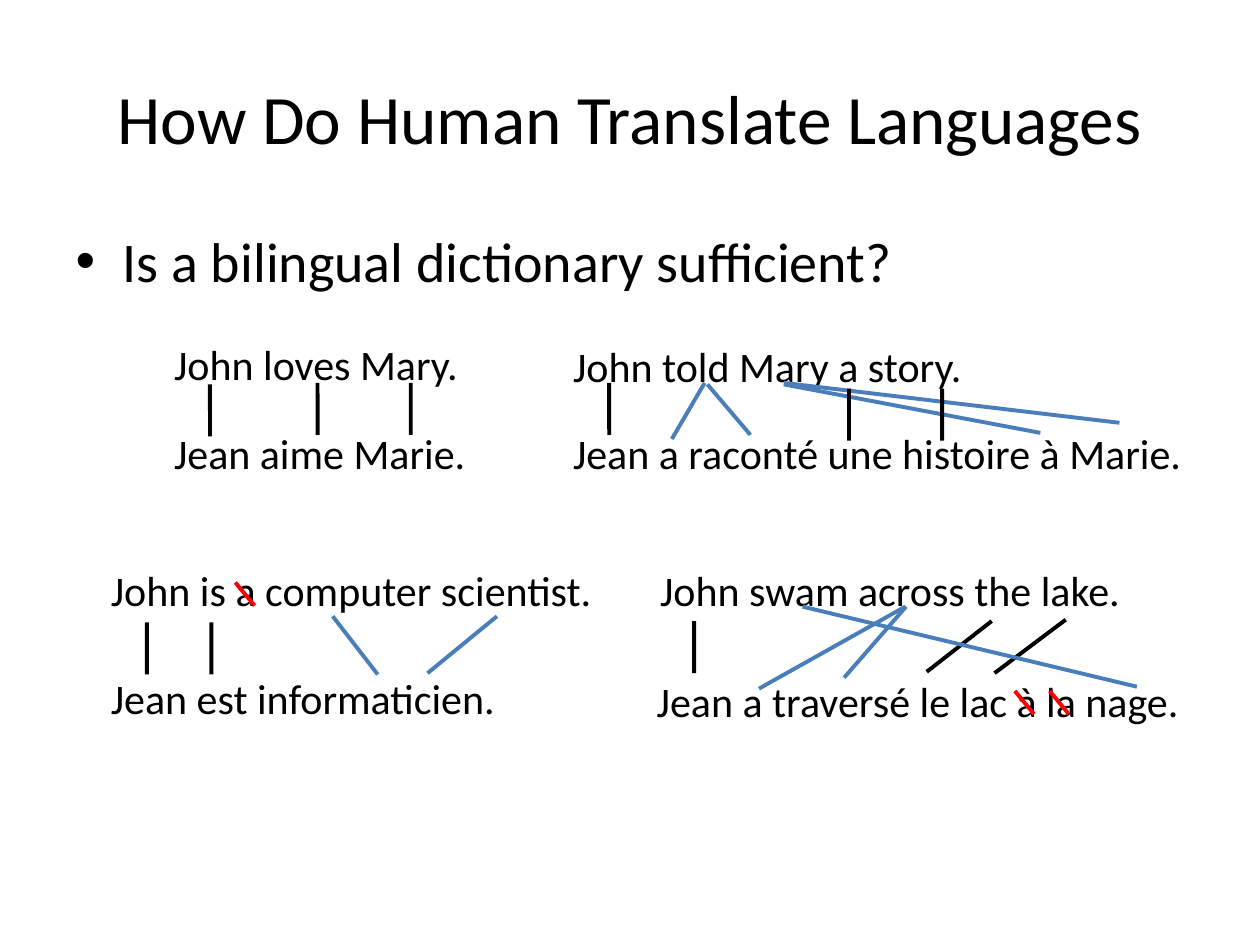
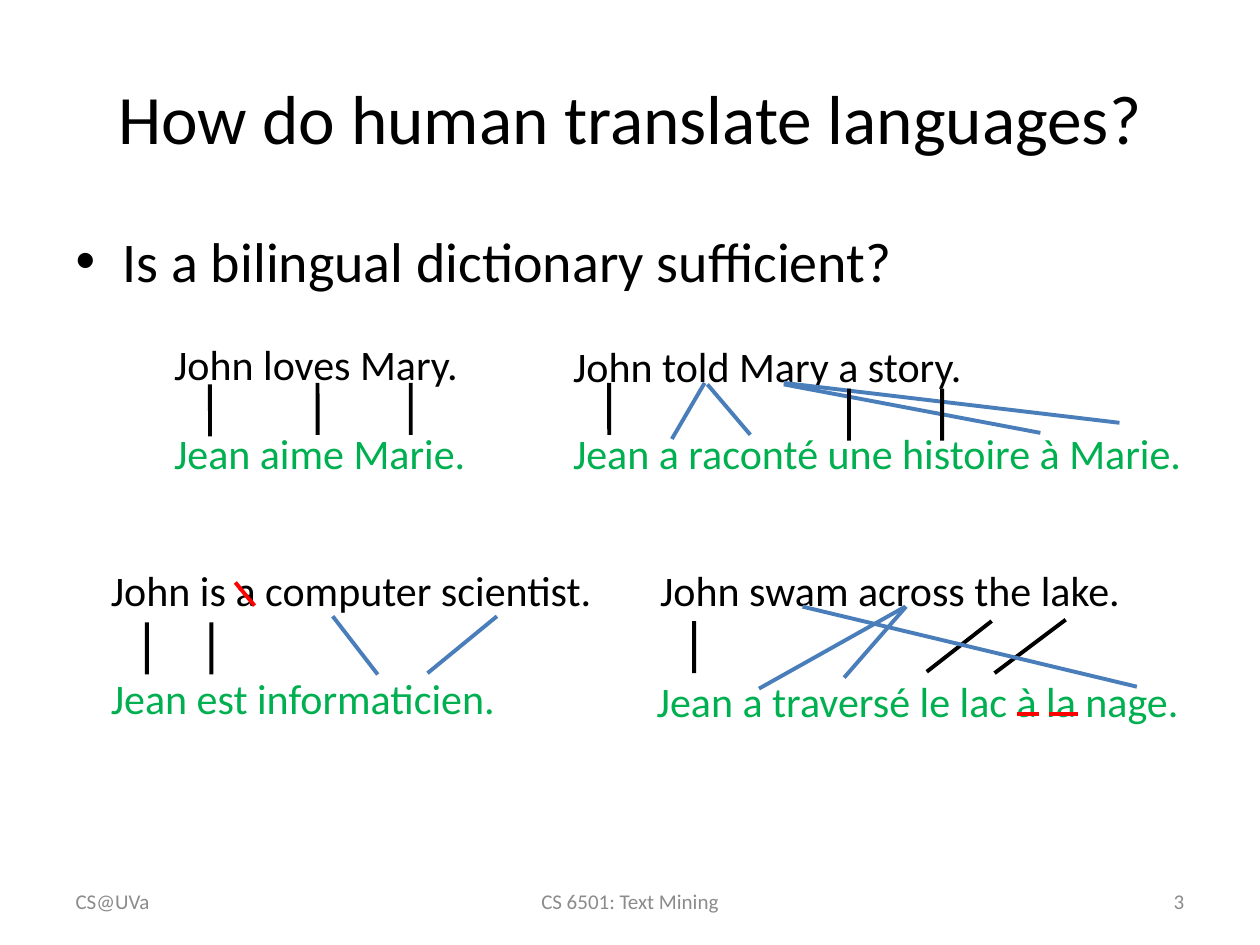
Before and after one commit to wang296/CS6501-Text-Mining, a slide deck: slide 3 of _site/docs/StatisticalMachineTranslation.pptx. Drawn at 1260x945 pixels with LibreOffice and Linux fonts; fonts in the diff are those of the drawing. Boxes give left, top, right and bottom in pixels: in the first picture for what was removed or moved away, otherwise in the second. Text is boxed around its words. In the diff, an @@ line names an element or a change of style, - is before the commit and + after.

```diff
--- a/_site/docs/StatisticalMachineTranslation.pptx
+++ b/_site/docs/StatisticalMachineTranslation.pptx
@@ title at bbox=[118, 96, 1141, 156]: text changed @@
-How Do Human Translate Languages
+How do human translate languages?
@@ text colour #000000 to #00B050 in 4 elements at bbox=[174, 435, 466, 470], bbox=[573, 435, 1181, 470], bbox=[111, 685, 495, 715], bbox=[657, 682, 1178, 725] @@
@@ line moved from (1014, 690) - (1034, 714) to (1017, 714) - (1038, 714) @@
@@ line moved from (1050, 690) - (1068, 714) to (1050, 714) - (1077, 714) @@
@@ text added at bbox=[76, 895, 150, 912], 12 pt, text #8C8C8C @@
+CS@UVa
@@ text added at bbox=[541, 895, 718, 913], 12 pt, text #8C8C8C @@
+CS 6501: Text Mining
@@ page number added at bbox=[1174, 895, 1185, 909], 12 pt, text #8C8C8C @@
+3
```
Also in this commit, not shown: 27 other slides changed, 1 slide added, 1 slide removed, 7 other files.
